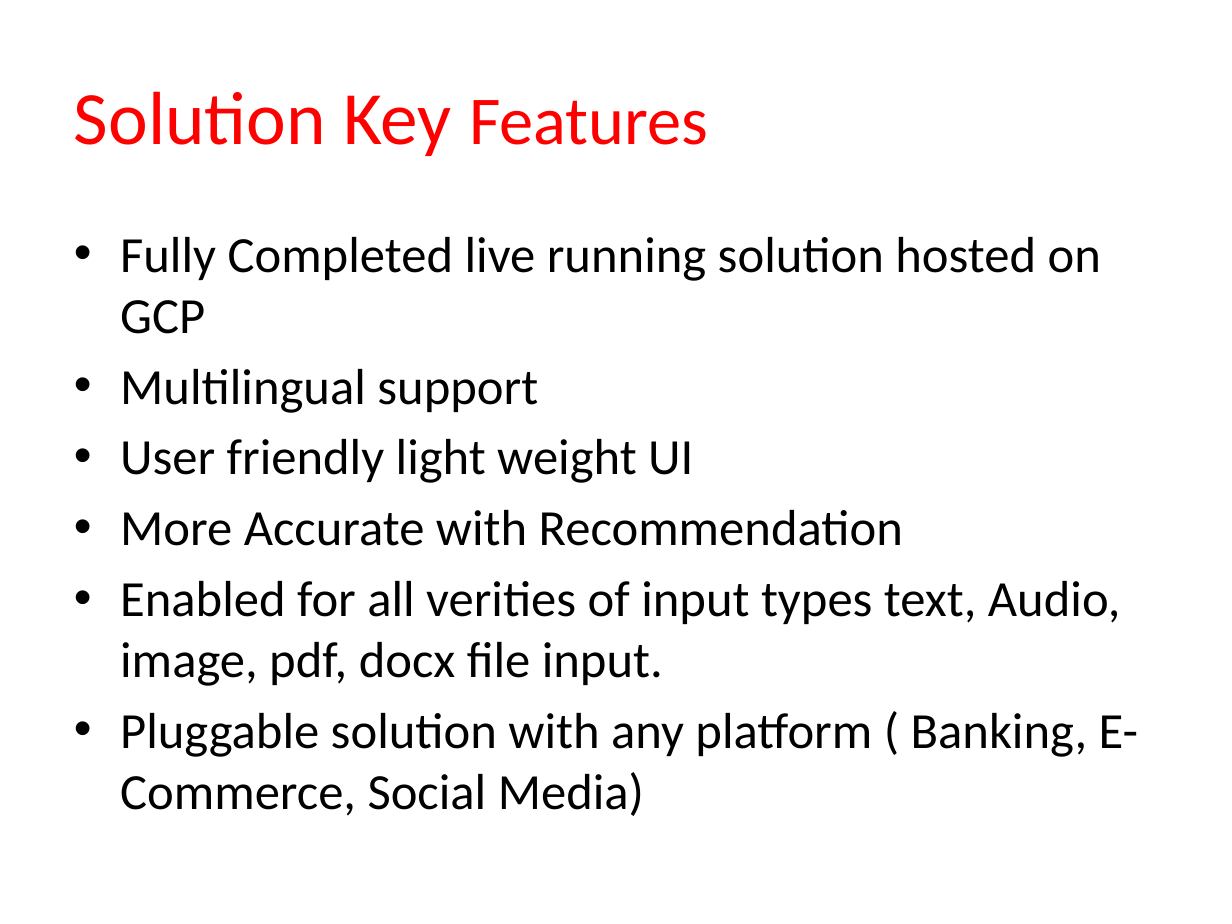
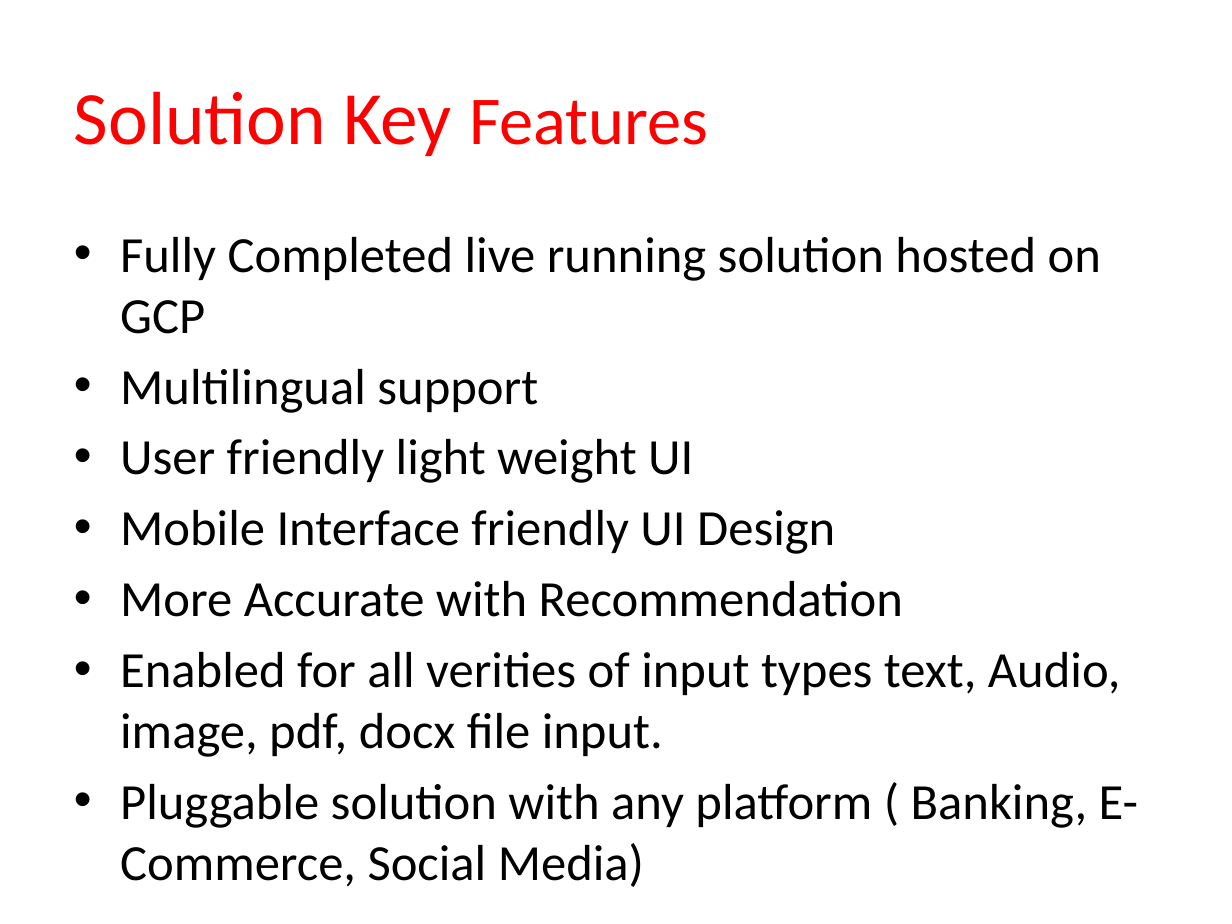
Before and after one commit to ewfx/aidhp-code-warriors, a slide deck: slide 10 of artifacts/demo/AI_Recommendation_Engine_Deck_Final.pptx. Drawn at 1232x924 pixels with LibreOffice and Linux fonts; fonts in the diff are those of the drawing. Boxes give left, top, right and bottom in pixels: in the first picture for what was removed or moved away, otherwise in the second. Text is boxed around its words. In the diff, an @@ line names an element or a change of style, - is before the commit and + after.

Commit message:
Added one silde

```diff
--- a/artifacts/demo/AI_Recommendation_Engine_Deck_Final.pptx
+++ b/artifacts/demo/AI_Recommendation_Engine_Deck_Final.pptx
@@ text at bbox=[120, 510, 835, 554]: paragraph added @@
+• Mobile Interface friendly UI Design
```
